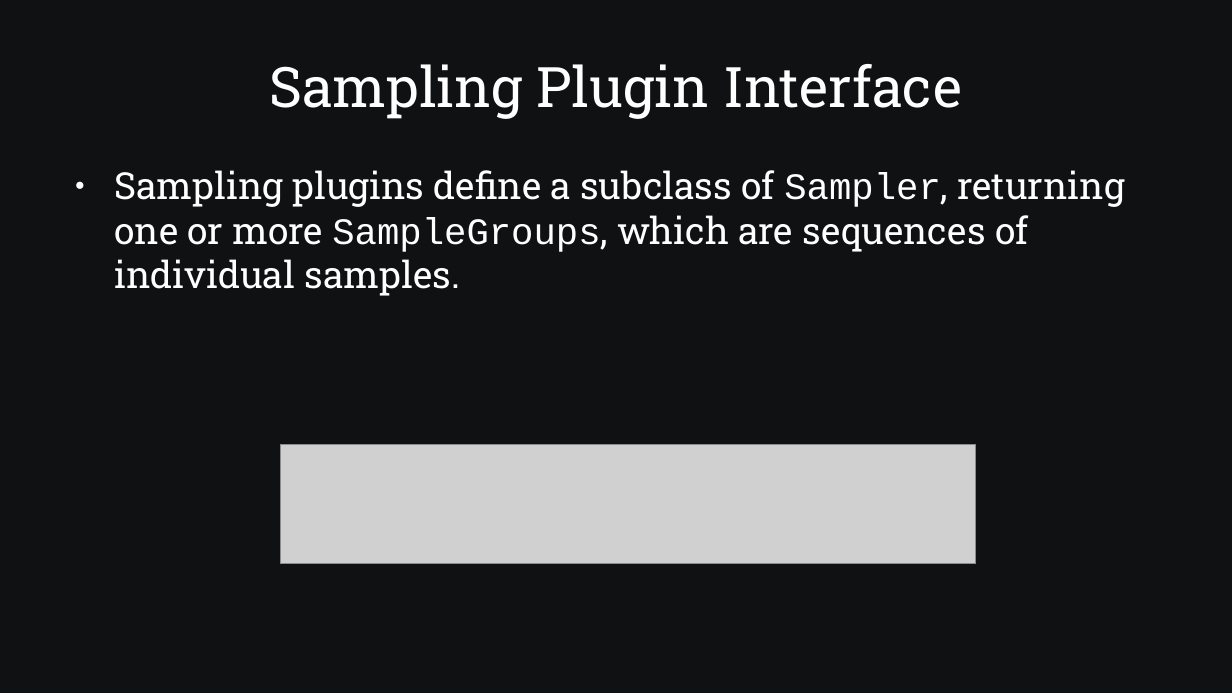
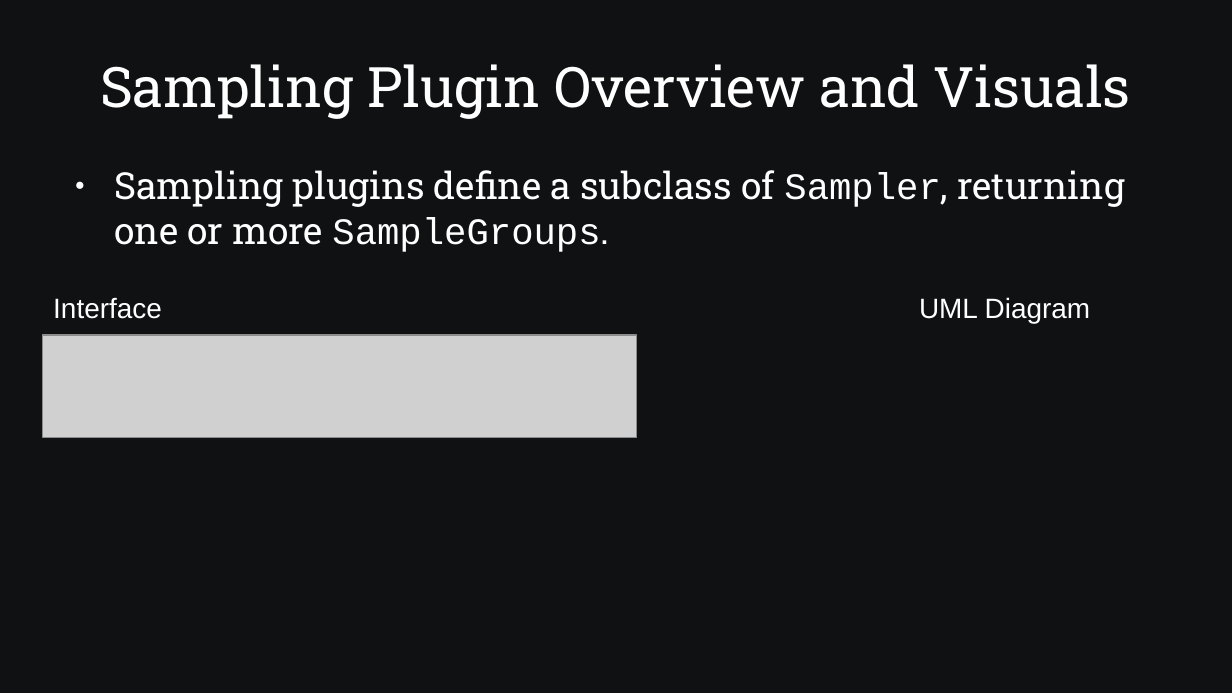
Before and after one commit to SamAllen06/lake_temp_work, a slide deck: slide 17 of documentation/for_collaborators/TestingSoftwareOverview.odp (slide 22 before the commit). Drawn at 1232x693 pixels with LibreOffice and Linux fonts; fonts in the diff are those of the drawing; grey boxes stand for pictures. Boxes give left, top, right and bottom in pixels: in the first picture for what was removed or moved away, otherwise in the second. Text is boxed around its words. In the diff, an @@ line names an element or a change of style, - is before the commit and + after.

Commit message:
Update Input, Output, and Constants table and Reorganize Sampling/Analysis plugin slides

```diff
--- a/documentation/for_collaborators/TestingSoftwareOverview.odp
+++ b/documentation/for_collaborators/TestingSoftwareOverview.odp
@@ title at <box>100,64,1131,119</box>: text changed @@
-Sampling Plugin Interface
+Sampling Plugin Overview and Visuals
@@ text at <box>114,170,1125,252</box>: text changed @@
-● Sampling plugins define a subclass of Sampler, returning one or more SampleGroups, which are sequences of individual samples.
+● Sampling plugins define a subclass of Sampler, returning one or more SampleGroups.
@@ text added at <box>53,297,162,319</box>, 18 pt, text #FFFFFF @@
+Interface
@@ text added at <box>919,297,1091,323</box>, 18 pt, text #FFFFFF @@
+UML Diagram
@@ picture: place and size @@
-picture at <box>281,445,976,565</box>
+picture at <box>42,335,637,437</box>
```
Also in this commit, not shown: 11 other slides changed, 1 slide added, 6 slides removed, 2 other files.
